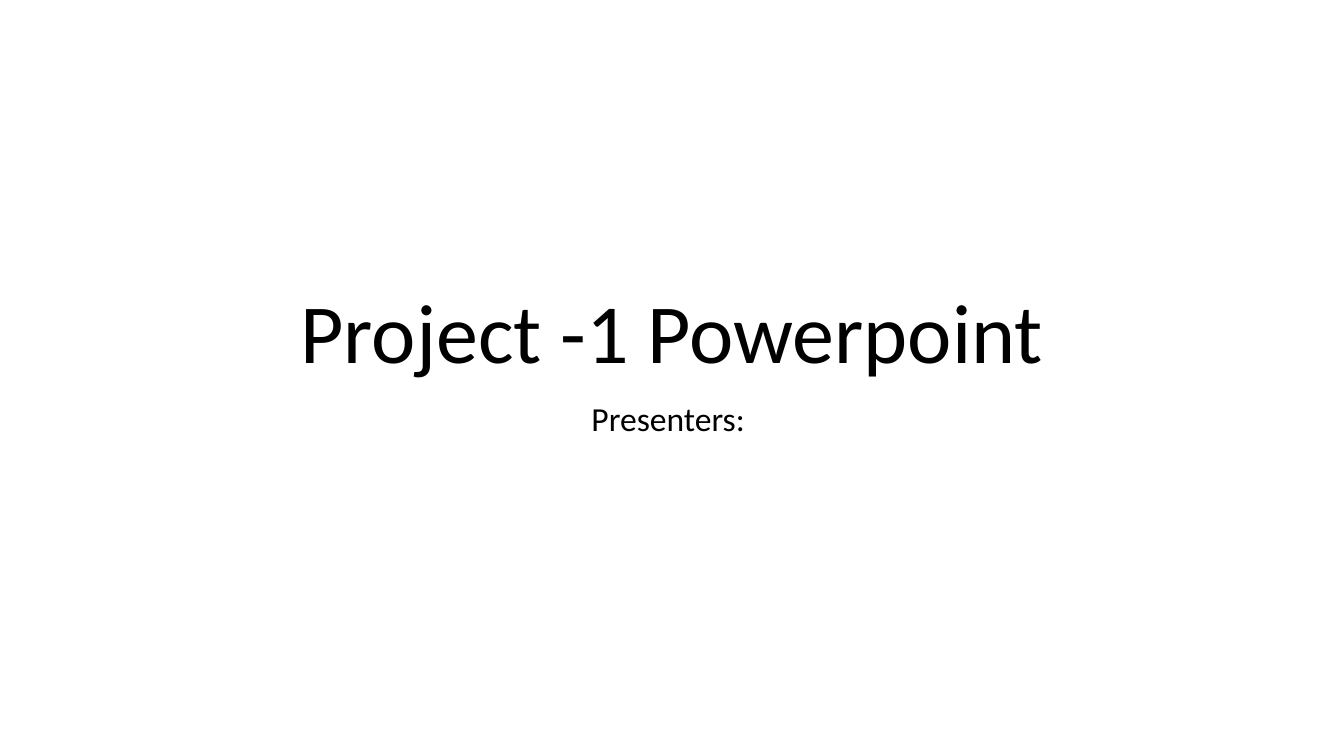
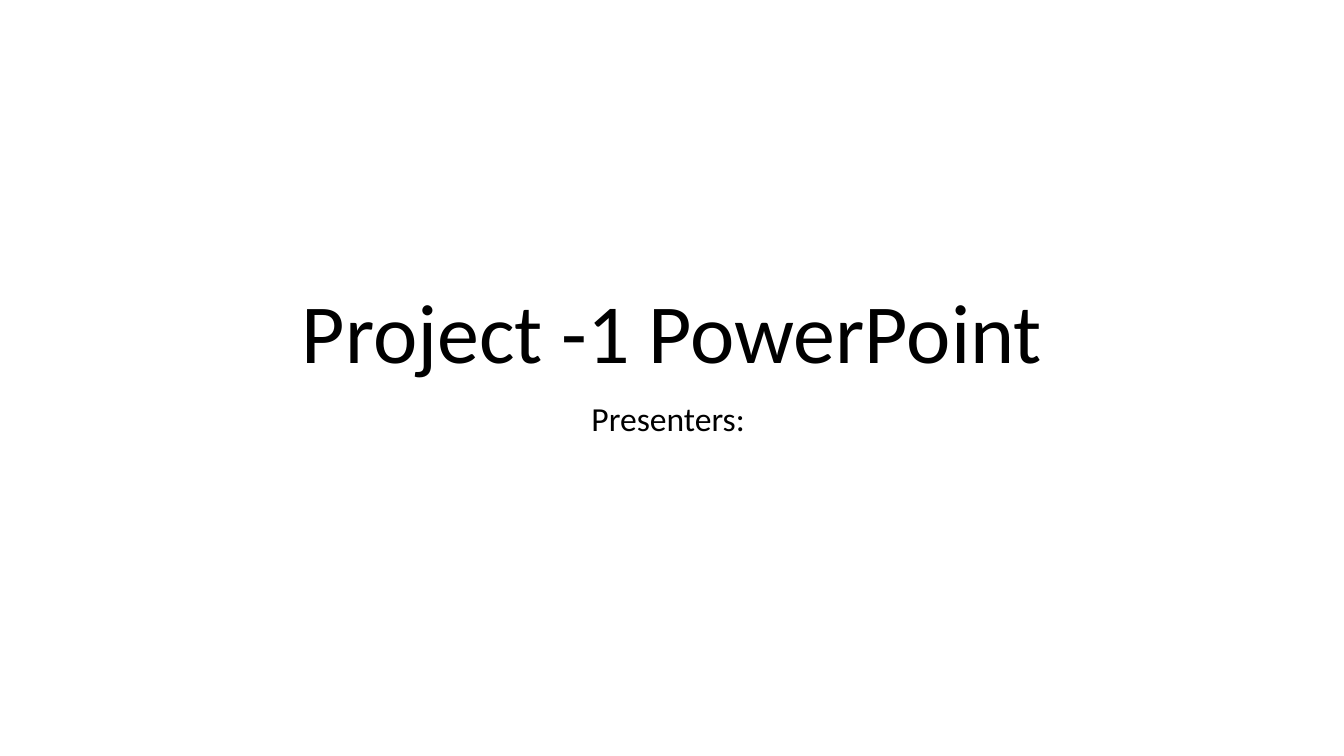
Before and after one commit to Oleslamburger/Project-1, a slide deck: slide 1 of Data/Project1_Presentation.pptx. Drawn at 1344x756 pixels with LibreOffice and Linux fonts; fonts in the diff are those of the drawing. Boxes give left, top, right and bottom in pixels: in the first picture for what was removed or moved away, otherwise in the second. Text is boxed around its words. In the diff, an @@ line names an element or a change of style, - is before the commit and + after.

```diff
--- a/Data/Project1_Presentation.pptx
+++ b/Data/Project1_Presentation.pptx
@@ title at [302,305,1042,378]: text changed @@
-Project -1 Powerpoint
+Project -1 PowerPoint
```
Also in this commit, not shown: 5 other files.
